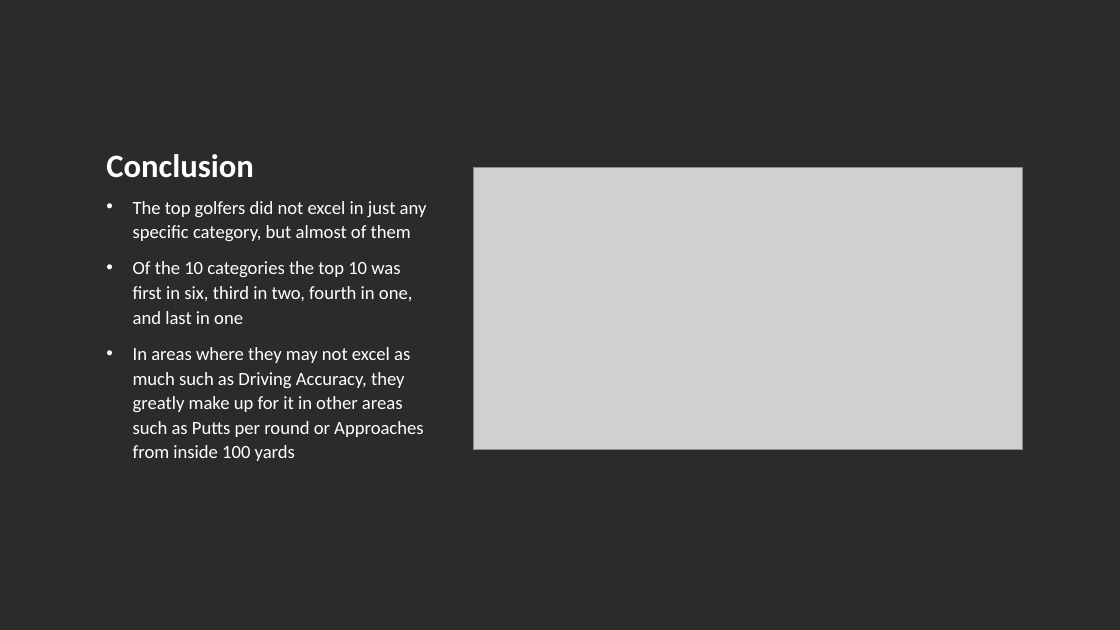
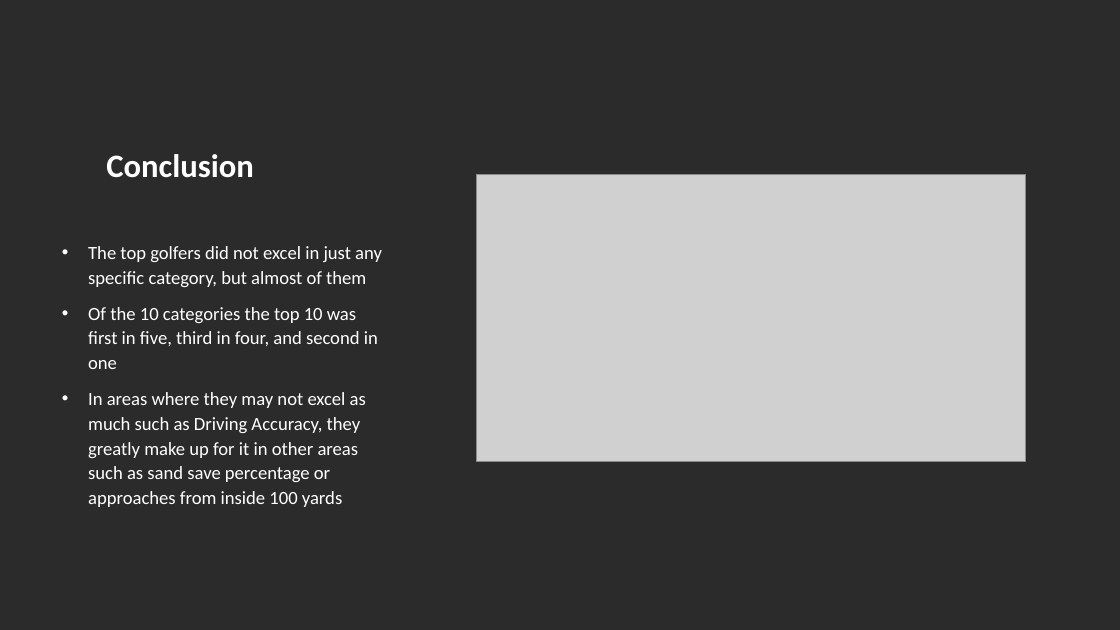
Before and after one commit to Tsmoore002900/Project_Par_3, a slide deck: slide 6 of Project Par 3.pptx. Drawn at 1120x630 pixels with LibreOffice and Linux fonts; fonts in the diff are those of the drawing; grey boxes stand for pictures; background and template pictures are left out; a plain dark background stands for a picture behind light text. Boxes give left, top, right and bottom in pixels: in the first picture for what was removed or moved away, otherwise in the second. Text is boxed around its words. In the diff, an @@ line names an element or a change of style, - is before the commit and + after.

Commit message:
final ppt

```diff
--- a/Project Par 3.pptx
+++ b/Project Par 3.pptx
@@ picture resized from (x1=474, y1=168, x2=1023, y2=450) to (x1=476, y1=174, x2=1026, y2=461) @@
@@ text "The top golfers did not ..." moved from (x1=133, y1=201, x2=427, y2=461) to (x1=88, y1=246, x2=382, y2=507) @@
@@ text at (x1=88, y1=307, x2=378, y2=507): text changed @@
-• Of the 10 categories the top 10 was first in six, third in two, fourth in one, and last in one
-• In areas where they may not excel as much such as Driving Accuracy, they greatly make up for it in other areas such as Putts per round or Approaches from inside 100 yards
+• Of the 10 categories the top 10 was first in five, third in four, and second in one
+• In areas where they may not excel as much such as Driving Accuracy, they greatly make up for it in other areas such as sand save percentage or approaches from inside 100 yards
```
Also in this commit, not shown: 2 other slides changed.
